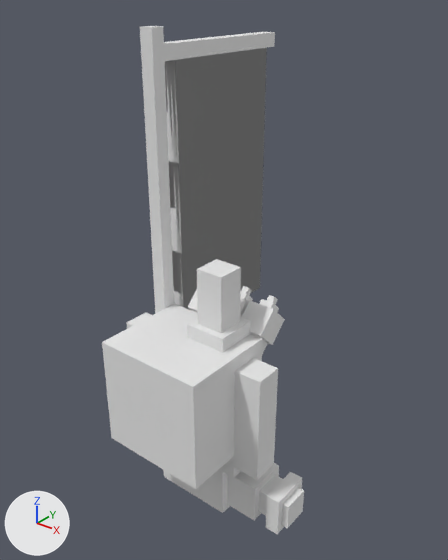
A saved change to the OBJ model src/main/resources/assets/immersiveengineering/models/item/powerpack.obj.
Both versions are drawn from a camera (50 mm lens) standing at (1.52, -1.53, 1.35) and looking at (-0.04, 0.42, 0.14). Every picture has the same lights, and +X, +Y and +Z are marked at lower left. Where no turn or scale is listed for an object, it has been applied to the vertices.

In view in the first picture: 'antenna', 'banner_post', 'base', 'big_banner', 'chest', 'tubes'.
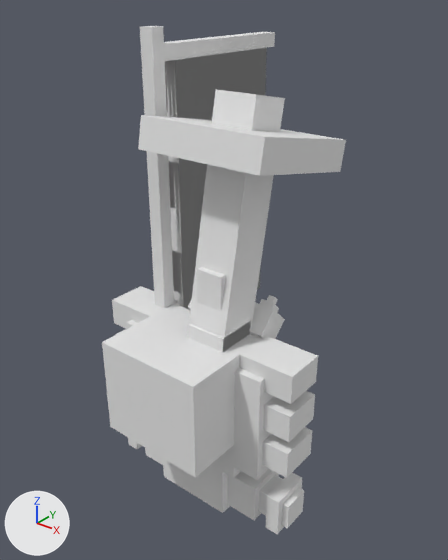
The change, as a diff of the scene's bpy script:
```diff
--- a/src/main/resources/assets/immersiveengineering/models/item/powerpack.obj.py
+++ b/src/main/resources/assets/immersiveengineering/models/item/powerpack.obj.py
@@ me_chest @@
 me_chest.from_pydata(...)  # 8 vertices, 5 faces; spans x -0.25..0.25, y -0.125..0.125, z -0.5..0.0
 # used by ob_chest; location = (0.0, 0.0, 0.0)
+# me_chest part 1: the whole mesh is scaled about the mesh origin by (1, 1, 0.875)
 me_chest.materials.append(mat_powerpack)
@@ me_tesla_coil @@
+me_tesla_coil.from_pydata([(0.375, 0.638, 0.662), (0.375, 0.086, 0.772), (-0.188, 0.638, 0.662), (-0.188, 0.086, 0.772), (0.375, 0.111, 0.895), (-0.188, 0.111, 0.895), (0.375, 0.662, 0.785), (-0.188, 0.662, 0.785), (0.188, 0.319, 0.981), (0.0, 0.319, 0.981), (0.188, 0.503, 0.944), (0.0, 0.503, 0.944), (0.188, 0.124, 0.0), (0.0, 0.124, 0.0), (0.188, 0.308, -0.037), (0.0, 0.308, -0.037)], [], [(1, 3, 2, 0), (4, 6, 7, 5), (1, 0, 6, 4), (3, 1, 4, 5), (2, 3, 5, 7), (0, 2, 7, 6), (8, 10, 11, 9), (12, 13, 15, 14), (11, 15, 13, 9), (8, 12, 14, 10), (10, 14, 15, 11), (9, 13, 12, 8)])
+me_tesla_coil.materials.append(mat_powerpack)  # its picture is missing
@@ me_induction @@
+me_induction.from_pydata(...)  # 96 vertices, 63 faces; spans x -0.5..0.5, y 0.156..0.445, z -0.5..0.074
+me_induction.materials.append(mat_powerpack)  # its picture is missing
@@ ob_tesla_coil @@
+ob_tesla_coil = bpy.data.objects.new('tesla_coil', me_tesla_coil)
+ob_tesla_coil.location = (0.0, 0.0, 0.0)
@@ ob_induction @@
+ob_induction = bpy.data.objects.new('induction', me_induction)
+ob_induction.location = (0.0, 0.0, 0.0)
```

Location of each change, (x1, y1, x2, y2) in pixels of the pictures (448 x 560 px; the box of a moved part takes in the faces that stretch with it):
'tesla_coil', added
    after: (138, 89, 346, 353)
'chest', mesh rescaled (6% shorter)
    before: (102, 319, 235, 489)
    after: (102, 319, 235, 478)
'induction', added
    after: (112, 286, 318, 478)
part 1 of me_chest, moved or reshaped
    before: (110, 425, 234, 489)
    after: (110, 425, 233, 478)
'antenna', unchanged, covered by the edit
    before: (187, 259, 251, 353)
    after: (187, 267, 251, 351)
